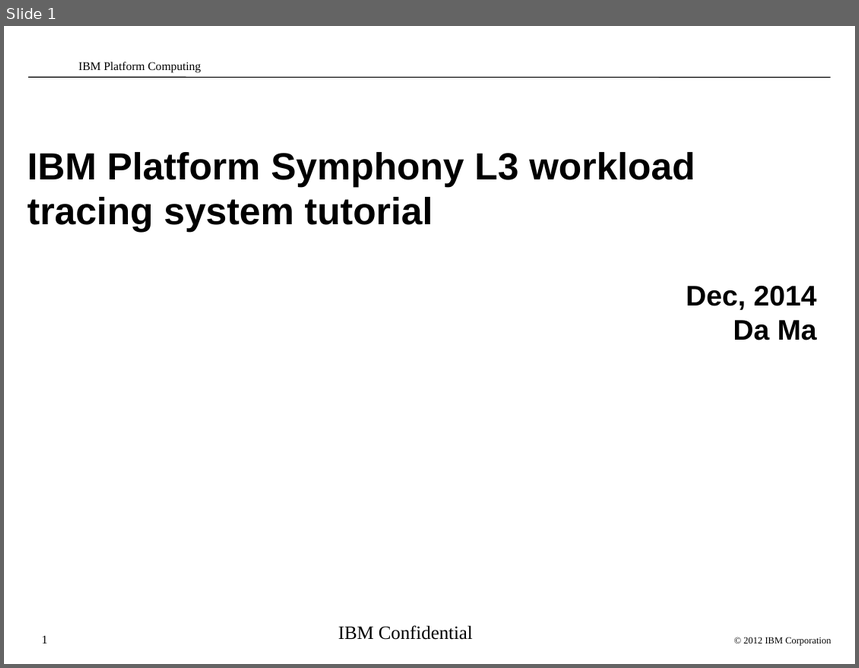
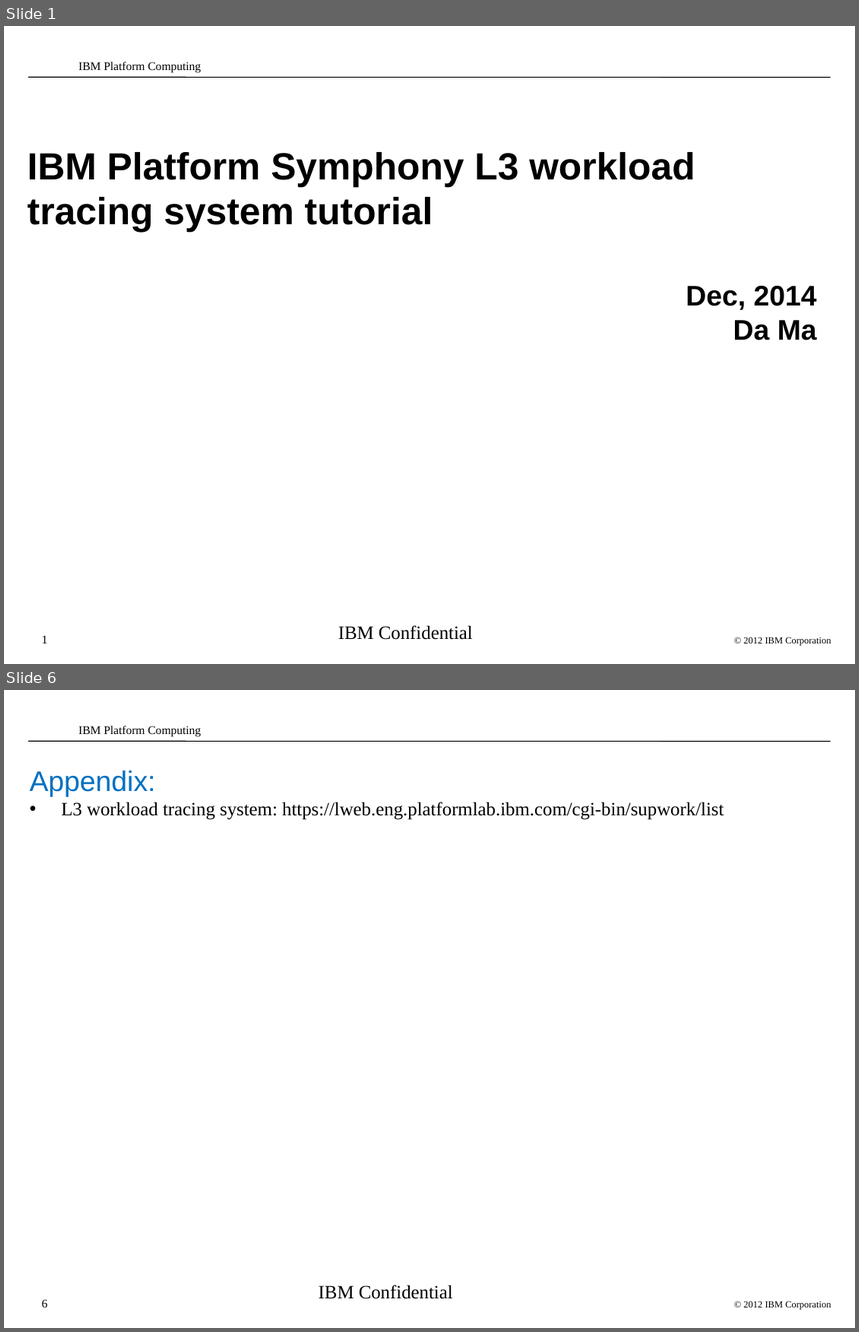
Before and after one commit to dma1982/algo, a slide deck: process/L3_workload_tracing_system_tutorial.ppt. Shown one above the other, each under a label of ours: slide 1 before the commit, slides 1 and 6 after it; the slides between them are not shown. The pictures are 859x668 and 859x1332 pixels, drawn with LibreOffice and Linux fonts; fonts in the diff are those of the drawing; background and template pictures are left out. Boxes give left, top, right and bottom in pixels: in the first picture for what was removed or moved away, otherwise in the second. Text is boxed around its words. In the diff, an @@ line names an element or a change of style, - is before the commit and + after.

```diff
--- a/process/L3_workload_tracing_system_tutorial.ppt
+++ b/process/L3_workload_tracing_system_tutorial.ppt
@@ slide 6 added at [4,690,855,1328], background #FFFFFF; not listed: 4 template elements that a slide beside it also shows @@
@@ text added at [30,771,724,820], 16 pt, text #000000 @@
+Appendix:
+• L3 workload tracing system: https://lweb.eng.platformlab.ibm.com/cgi-bin/supwork/list
@@ text added at [319,1285,453,1300], 16 pt, text #000000 @@
+IBM Confidential
```
Also in this commit, not shown: 3 slides changed, 1 other slide added, 2 slides removed.
